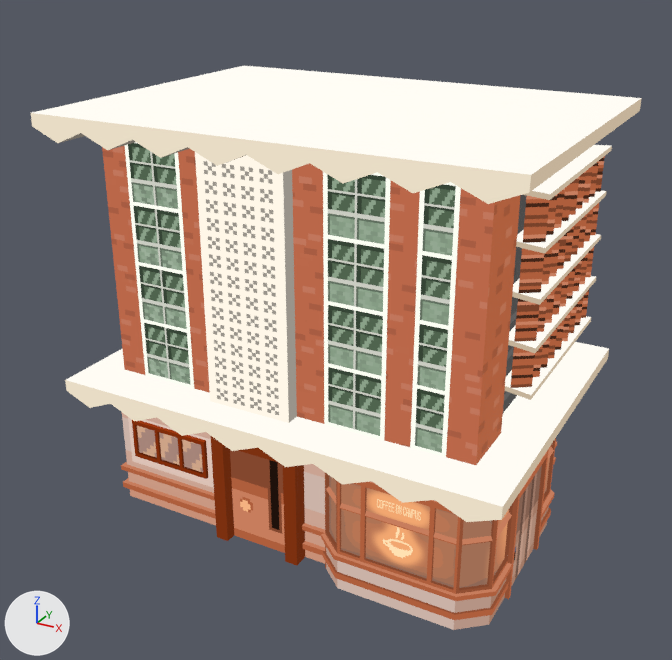
One commit to the glTF model public/models/ainsworth.glb: the scene before it, then after it.
The view is the same before and after, from a 50 mm camera at (5.04, -10.98, 7.24) aimed at (-0.13, -1.59, 2.54). Arrows for +X, +Y and +Z are at lower left; the lights stay in place. Where no turn or scale is listed for an object, it has been applied to the vertices.

In view in the first picture: 'a1', 'a2', 'a3', 'a4', 'b1', 'b2', 'b3', 'b4', 'b5', 'base', 'cafe', 'door', 'roof1', 'roof1.001', 'top.001', 'window'.
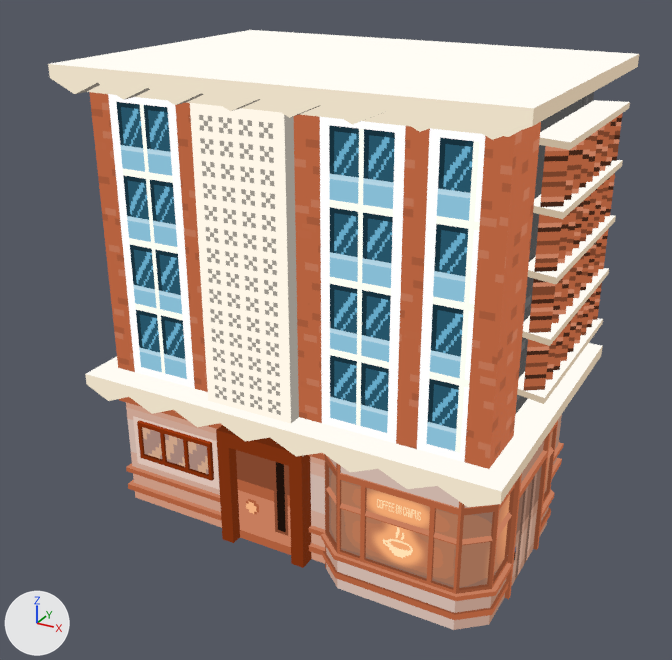
Changed parts and their boxes (x1, y1, x2, y2) in the pictures (672 x 660 px):
'top.001', surface changed, rescaled: before (102, 142, 527, 465); after (90, 92, 594, 469)
'roof1.001', moved, rescaled (20% shorter): before (31, 66, 642, 204); after (48, 30, 639, 140)
'roof1', moved, rescaled (9% shorter): before (65, 342, 609, 522); after (85, 343, 602, 507)
'base', moved: before (121, 413, 557, 566); after (119, 397, 564, 568)
'a4', moved, rescaled (8% taller): before (523, 156, 605, 243); after (540, 113, 623, 207)
'door', moved: before (230, 450, 285, 553); after (236, 450, 291, 555)
'a3', moved, rescaled (10% taller): before (518, 203, 599, 293); after (534, 173, 615, 272)
'a2', moved, rescaled (10% taller): before (514, 247, 594, 342); after (529, 228, 609, 333)
'a1', moved, rescaled (10% taller): before (510, 290, 589, 388); after (523, 283, 602, 391)
'window', moved: before (132, 420, 208, 479); after (137, 420, 214, 481)
'b1', moved, rescaled: before (505, 316, 591, 400); after (517, 318, 603, 404)
'b4', moved, rescaled (6% shorter): before (516, 191, 606, 254); after (533, 160, 623, 219)
'b2', moved, rescaled: before (508, 276, 596, 353); after (522, 268, 609, 346)
'b3', moved, rescaled: before (512, 234, 601, 305); after (528, 215, 616, 284)
'extension', moved (not visible before): after (87, 85, 521, 137)

The change, as a diff of the scene's bpy script:
```diff
--- a/public/models/ainsworth.glb.py
+++ b/public/models/ainsworth.glb.py
@@ mat_material @@
 n2 = _N.new('ShaderNodeTexImage'); n2.name = 'Image Texture'
-n2.image = img_pixeltexturegrid_256
+n2.image = img_main
 n2.interpolation = 'Closest'
@@ ob_top_001 @@
 ob_top_001.location = (-0.46, -3.09, 2.0)
-ob_top_001.scale = (0.679, 1.17, 0.6)
+ob_top_001.scale = (0.714, 1.17, 0.7)
@@ ob_roof1 @@
 ob_roof1 = bpy.data.objects.new('roof1', me_cube_001)
-ob_roof1.location = (-0.07, -1.4, 1.84)
-ob_roof1.scale = (0.713, 0.817, 0.0375)
+ob_roof1.location = (-0.07, -1.25, 1.84)
+ob_roof1.scale = (0.688, 0.778, 0.0375)
@@ ob_extension @@
 ob_extension = bpy.data.objects.new('extension', me_cube)
-ob_extension.location = (-0.08, -1.2, 5.0)
+ob_extension.location = (-0.08, -1.4, 5.5)
@@ ob_base @@
 ob_base = bpy.data.objects.new('base', me_cube_003)
-ob_base.location = (-0.08, 0.16, 1.0)
+ob_base.location = (0.01, 0.16, 1.0)
@@ ob_window @@
 ob_window = bpy.data.objects.new('window', me_cube_023)
-ob_window.location = (-1.88, -2.8, 0.72)
+ob_window.location = (-1.79, -2.8, 0.72)
 ob_window.rotation_euler = (0.0, -3.142, 0.0)  # degrees (0, -180, 0)
@@ ob_roof1_001 @@
 ob_roof1_001 = bpy.data.objects.new('roof1.001', me_cube_016)
-ob_roof1_001.location = (-0.07, -1.4, 5.13)
-ob_roof1_001.scale = (0.713, 0.525, 0.0375)
+ob_roof1_001.location = (-0.07, -1.25, 5.63)
+ob_roof1_001.scale = (0.688, 0.5, 0.0375)
@@ ob_door @@
 ob_door = bpy.data.objects.new('door', me_plane)
-ob_door.location = (-0.47, -2.9, 0.7)
+ob_door.location = (-0.38, -2.9, 0.7)
@@ ob_a1 @@
 ob_a1 = bpy.data.objects.new('a1', me_cube_007)
-ob_a1.location = (2.35, -0.74, 2.74)
+ob_a1.location = (2.5, -0.74, 2.8)
 ob_a1.rotation_euler = (0.0, 0.0, 1.571)  # degrees (0, 0, 90)
-ob_a1.scale = (-1.13, -0.1, -0.253)
+ob_a1.scale = (-1.13, -0.1, -0.312)
@@ ob_b1 @@
 ob_b1 = bpy.data.objects.new('b1', me_cube_013)
-ob_b1.location = (2.34, -0.74, 2.45)
+ob_b1.location = (2.49, -0.74, 2.45)
 ob_b1.rotation_euler = (-3.142, 0.0, -1.571)  # degrees (-180, 0, -90)
-ob_b1.scale = (0.672, 1.0, 0.594)
+ob_b1.scale = (0.672, 1.0, 0.735)
@@ ob_b2 @@
 ob_b2 = bpy.data.objects.new('b2', me_cube_012)
-ob_b2.location = (2.34, -0.74, 3.02)
+ob_b2.location = (2.49, -0.74, 3.15)
 ob_b2.rotation_euler = (-3.142, 0.0, -1.571)  # degrees (-180, 0, -90)
-ob_b2.scale = (0.672, 1.0, 0.594)
+ob_b2.scale = (0.672, 1.0, 0.735)
@@ ob_a2 @@
 ob_a2 = bpy.data.objects.new('a2', me_cube_021)
-ob_a2.location = (2.35, -0.74, 3.3)
+ob_a2.location = (2.5, -0.74, 3.5)
 ob_a2.rotation_euler = (0.0, 0.0, 1.571)  # degrees (0, 0, 90)
-ob_a2.scale = (-1.13, -0.1, -0.253)
+ob_a2.scale = (-1.13, -0.1, -0.312)
@@ ob_b3 @@
 ob_b3 = bpy.data.objects.new('b3', me_cube_015)
-ob_b3.location = (2.34, -0.74, 3.58)
+ob_b3.location = (2.49, -0.74, 3.85)
 ob_b3.rotation_euler = (-3.142, 0.0, -1.571)  # degrees (-180, 0, -90)
-ob_b3.scale = (0.672, 1.0, 0.594)
+ob_b3.scale = (0.672, 1.0, 0.735)
@@ ob_b4 @@
 ob_b4 = bpy.data.objects.new('b4', me_cube_017)
-ob_b4.location = (2.34, -0.74, 4.15)
+ob_b4.location = (2.49, -0.74, 4.54)
 ob_b4.rotation_euler = (-3.142, 0.0, -1.571)  # degrees (-180, 0, -90)
-ob_b4.scale = (0.672, 1.0, 0.594)
+ob_b4.scale = (0.672, 1.0, 0.735)
@@ ob_a3 @@
 ob_a3 = bpy.data.objects.new('a3', me_cube_018)
-ob_a3.location = (2.35, -0.74, 3.87)
+ob_a3.location = (2.5, -0.74, 4.19)
 ob_a3.rotation_euler = (0.0, 0.0, 1.571)  # degrees (0, 0, 90)
-ob_a3.scale = (-1.13, -0.1, -0.253)
+ob_a3.scale = (-1.13, -0.1, -0.312)
@@ ob_a4 @@
 ob_a4 = bpy.data.objects.new('a4', me_cube_019)
-ob_a4.location = (2.35, -0.74, 4.43)
+ob_a4.location = (2.5, -0.74, 4.89)
 ob_a4.rotation_euler = (0.0, 0.0, 1.571)  # degrees (0, 0, 90)
-ob_a4.scale = (-1.13, -0.1, -0.253)
+ob_a4.scale = (-1.13, -0.1, -0.312)
```
